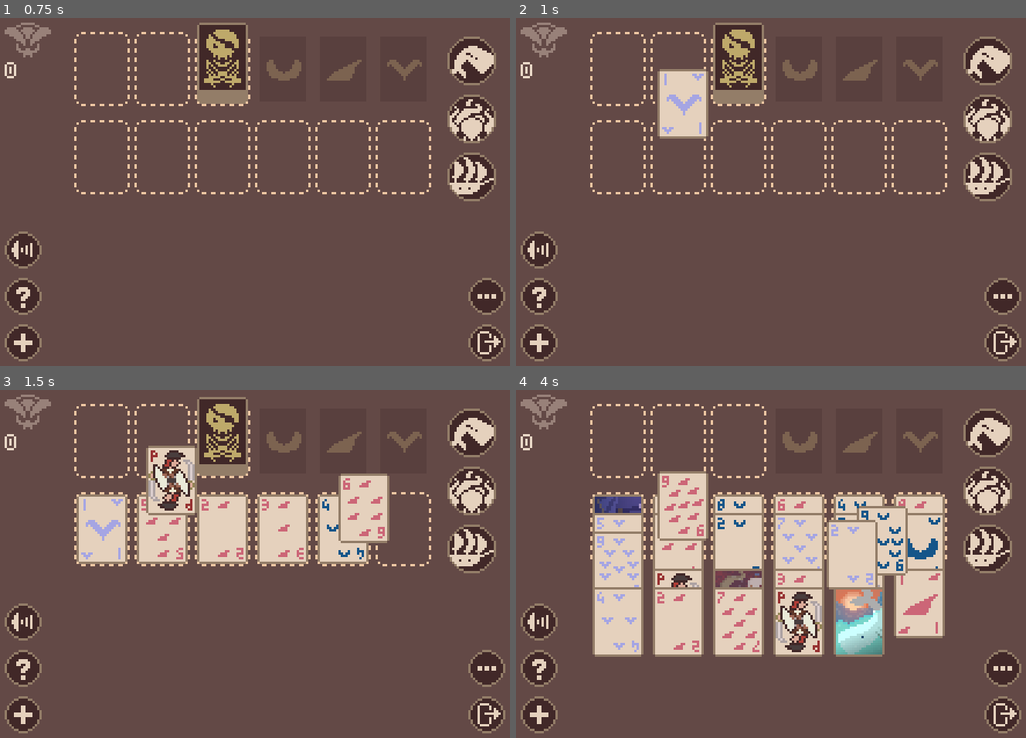
Above: before the commit, frames 1-4 (two rows, left to right).
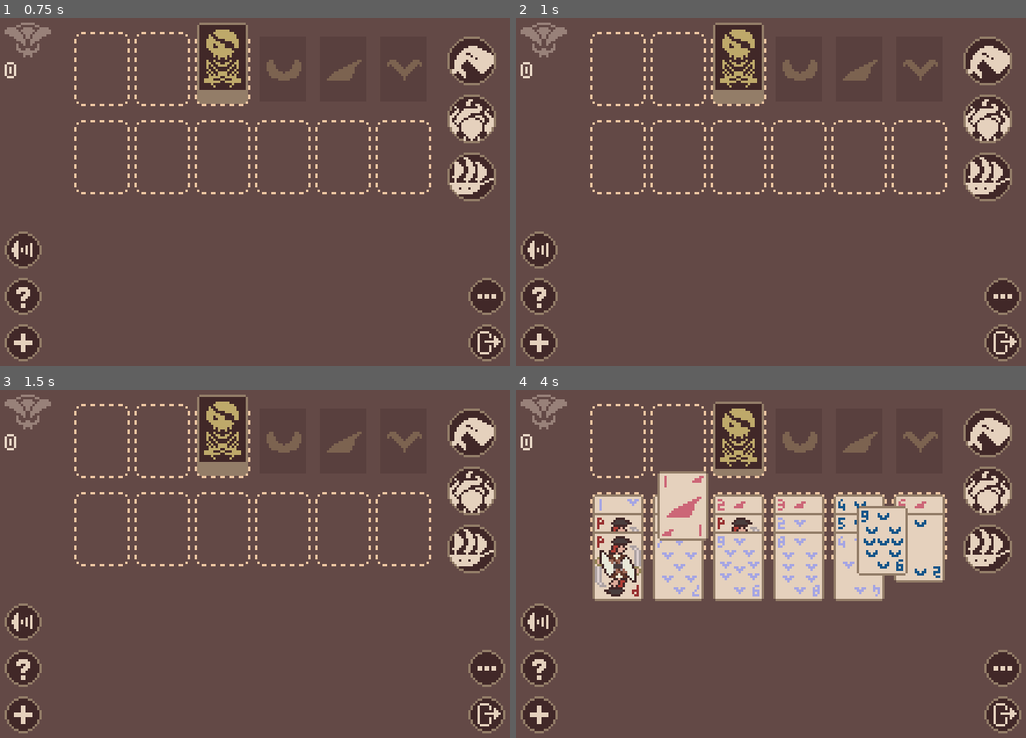
Above: after the commit, the same moments.

Repository: Pheonyxior/Pirate-Solitaire-Git-Repo
Game: Godot game, scene res://00_Scènes/MainGame.tscn
Two runs of this game, one before a commit and one after it. Both use one fixed random seed, a clock stepped at 60 frames per second and the inputs below.
Inputs (mouse positions are in pixels of both pictures, inside the frame that each line leads up to; where the layout moved, square brackets give the same spot in the first picture):
- Up to frame 1 (0.75 s): click (25, 341) at 0.5 s
- Up to frame 2 (1 s): no input
- Up to frame 3 (1.5 s): click (25, 713) [484, 713] at 1.25 s
- Up to frame 4 (4 s): click (541, 713) [1000, 713] at 2 s; move the mouse to (883, 546) at 2.77 s; click (883, 546) at 2.92 s; drag from (669, 581) to (745, 633) at 3.52 s

Frame 1 is identical in both runs. In frame 2, 2.0% of the frame differs, in the area x 27-38%, y 14-35%; in frame 3, 13%; in frame 4, 18%, in the area x 15-85%, y 3-77%.

Commit message:
Add a press timer to the "New Game Button" to prevent accidentally starting a new game

Diff:
--- a/00_Scènes/MainGame.tscn
+++ b/00_Scènes/MainGame.tscn
@@ -33,6 +33,8 @@
 [ext_resource type="Texture2D" uid="uid://ckiu3elpn3fpq" path="res://Sprites/Seag Back.png" id="26_84imt"]
 [ext_resource type="Texture2D" uid="uid://bxvvdphyisgre" path="res://Sprites/UI/exit_icon_toggled.png" id="26_b3boc"]
 [ext_resource type="Script" path="res://Scripts/Exitbutton.gd" id="27_qs3gb"]
+[ext_resource type="Script" path="res://Scripts/NewGameButton.gd" id="29_g6q40"]
+[ext_resource type="Texture2D" uid="uid://cliohcdg0yfo5" path="res://Sprites/UI/+_button_toggled.png" id="29_q63n2"]
 [ext_resource type="Script" path="res://Scripts/BaseControl.gd" id="30_f8kc5"]
 
 [sub_resource type="AudioStreamWAV" id="AudioStreamWAV_covto"]
@@ -353,9 +355,10 @@
 offset_bottom = 75.0
 grow_horizontal = 2
 grow_vertical = 2
-toggle_mode = true
 texture_normal = ExtResource("17_rtsfu")
-stretch_mode = 3
+texture_pressed = ExtResource("29_q63n2")
+stretch_mode = 3
+script = ExtResource("29_g6q40")
 
 [node name="win icon" type="TextureRect" parent="."]
 modulate = Color(0.913725, 0.847059, 0.780392, 0.392157)
@@ -547,4 +550,6 @@
 [connection signal="button_down" from="Exit button" to="Exit button" method="_on_button_down"]
 [connection signal="button_up" from="Exit button" to="Exit button" method="_on_button_up"]
 [connection signal="long_press" from="Exit button" to="." method="_on_exit_button_long_press"]
-[connection signal="button_down" from="New Game Button" to="." method="_on_new_game_button_down"]
+[connection signal="button_down" from="New Game Button" to="New Game Button" method="_on_button_down"]
+[connection signal="button_up" from="New Game Button" to="New Game Button" method="_on_button_up"]
+[connection signal="long_press" from="New Game Button" to="." method="_on_new_game_button_long_press"]
--- a/Scripts/MainGame.gd
+++ b/Scripts/MainGame.gd
@@ -235,6 +235,9 @@
 func _on_new_game_button_down():
 	_new_game()
 
+func _on_new_game_button_long_press():
+	_new_game()
+
 
 func _on_help_button_down():
 	var instance = _tuto_window.instantiate()
--- /dev/null
+++ b/Scripts/NewGameButton.gd
@@ -0,0 +1,20 @@
+extends TextureButton
+
+var timer := Timer.new()
+signal long_press
+
+# Called when the node enters the scene tree for the first time.
+func _ready():
+	add_child(timer)
+	timer.timeout.connect(_long_press)
+
+func _long_press():
+	long_press.emit()
+	timer.stop()
+
+func _on_button_down():
+	timer.start(1.0)
+
+
+func _on_button_up():
+	timer.stop()
Not shown: 1 places in 00_Scènes/MainGame.tscn that only renumber resources
Binary file added: Sprites/UI/+_button_toggled.png
Not shown, added: Sprites/UI/+_button_toggled.png.import
Not shown, added: fastlane/metadata/android/en-US/images/featureGraphic.jpeg.import
Not shown, changed: fastlane/metadata/android/en-US/images/icon.png.import
Not shown, changed: fastlane/metadata/android/en-US/images/phoneScreenshots/2.png.import
Not shown, changed: fastlane/metadata/android/en-US/images/phoneScreenshots/3.png.import
